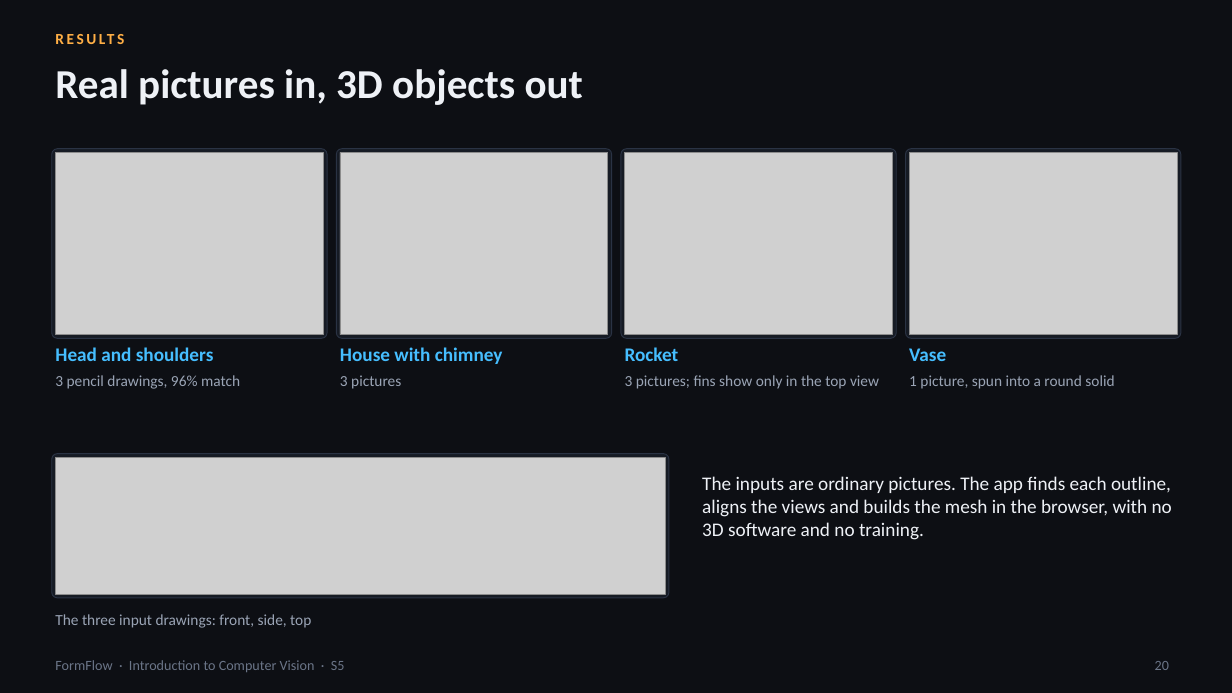
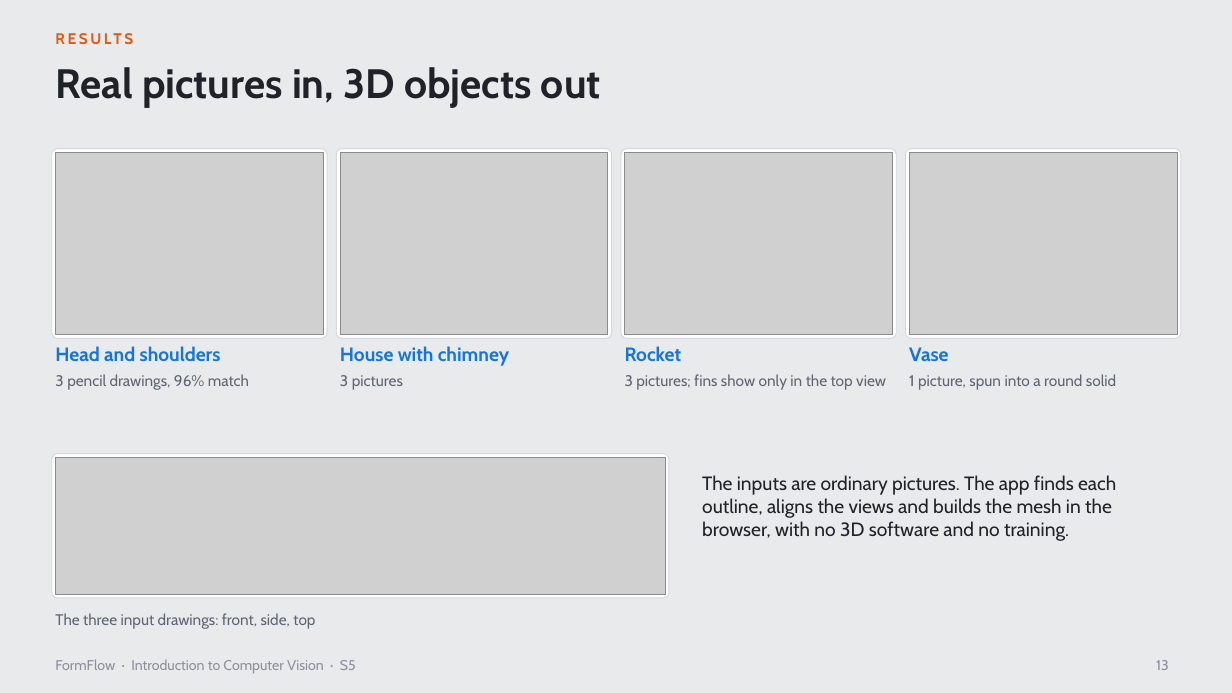
Before and after one commit to saranskumar/formflow-cv, a slide deck: slide 13 of Presentation/FormFlow_Final_Presentation.pptx (slide 20 before the commit). Drawn at 1232x693 pixels with LibreOffice and Linux fonts; fonts in the diff are those of the drawing; grey boxes stand for pictures. Boxes give left, top, right and bottom in pixels: in the first picture for what was removed or moved away, otherwise in the second. Text is boxed around its words. In the diff, an @@ line names an element or a change of style, - is before the commit and + after.

```diff
--- a/Presentation/FormFlow_Final_Presentation.pptx
+++ b/Presentation/FormFlow_Final_Presentation.pptx
@@ background #0D0F14 to #E9EAEC @@
@@ text "RESULTS" at (55, 30, 887, 55): font Calibri to Cabin, text colour #FFAF46 to #E8590C @@
@@ title "Real pictures in, 3D objects ..." at (55, 67, 601, 108): font Calibri to Cabin, text colour #EEF1F6 to #1F2328 @@
@@ font Calibri to Cabin, text colour #46BEFF to #1473E6 in 4 elements at (55, 346, 221, 361), (340, 346, 509, 366), (625, 346, 682, 361), (909, 347, 948, 361) @@
@@ fill #161B24 to #FFFFFF; outline #2A3344 0.75 pt to #D5D8DD 0.75 pt in 5 elements at (52, 149, 327, 338), (336, 149, 612, 338), (621, 149, 897, 338), (906, 149, 1181, 338), (52, 454, 669, 598) @@
@@ text "The inputs are ordinary pictures. ..." at (702, 475, 1116, 541): font Calibri to Cabin, text colour #EEF1F6 to #1F2328 @@
@@ font Calibri to Cabin, text colour #9AA4B5 to #5F6672 in 5 elements at (55, 374, 249, 390), (340, 375, 403, 390), (625, 374, 886, 390), (909, 374, 1116, 390), (55, 613, 315, 629) @@
@@ text "FormFlow · Introduction to Computer ..." at (55, 659, 356, 673): font Calibri to Cabin, text colour #6B7588 to #8A919C @@
@@ page number at (1156, 660, 1169, 670): text changed; font Calibri to Cabin; text colour #6B7588 to #8A919C @@
-20
+13
```
Also in this commit, not shown: 10 other slides changed, 4 slides added, 12 slides removed, 7 other files.
